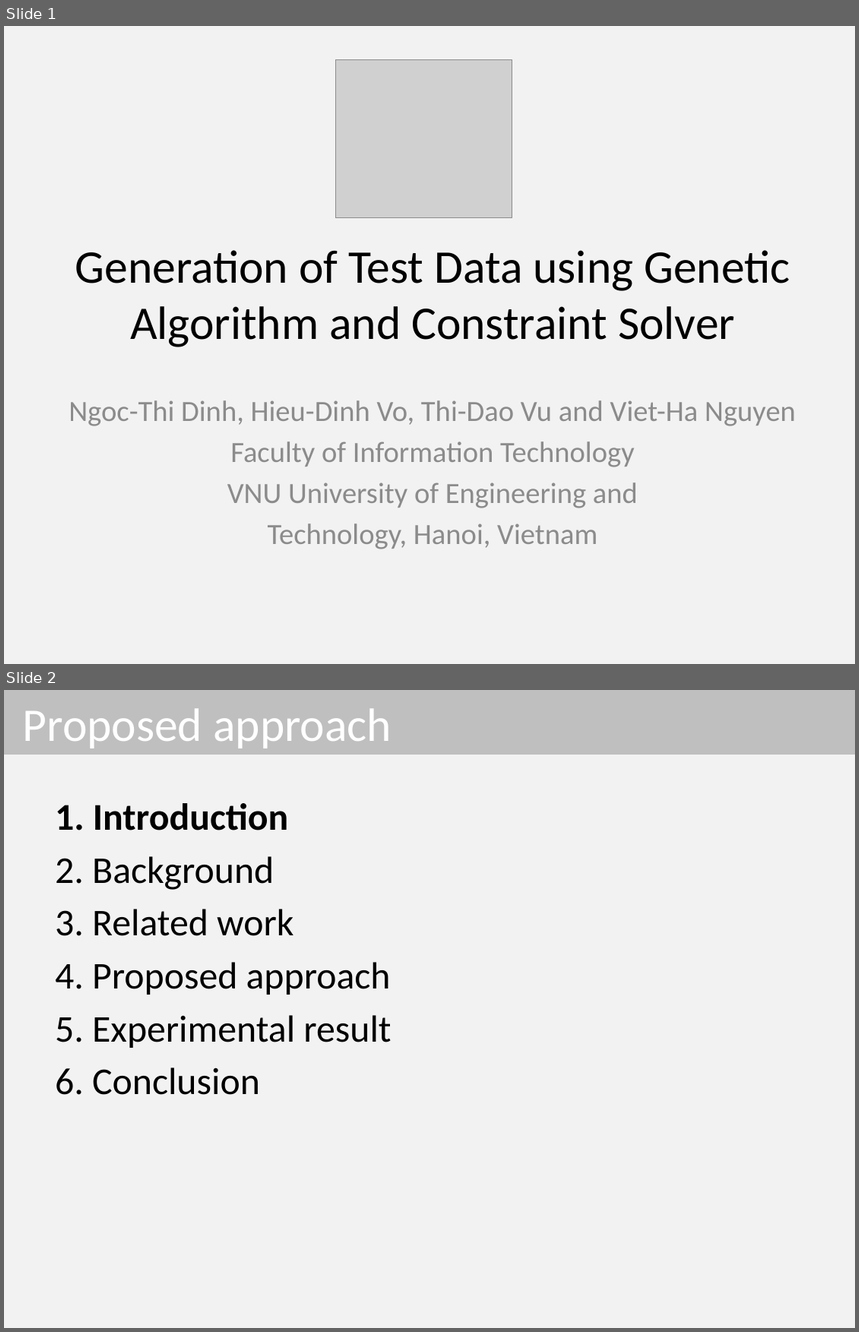
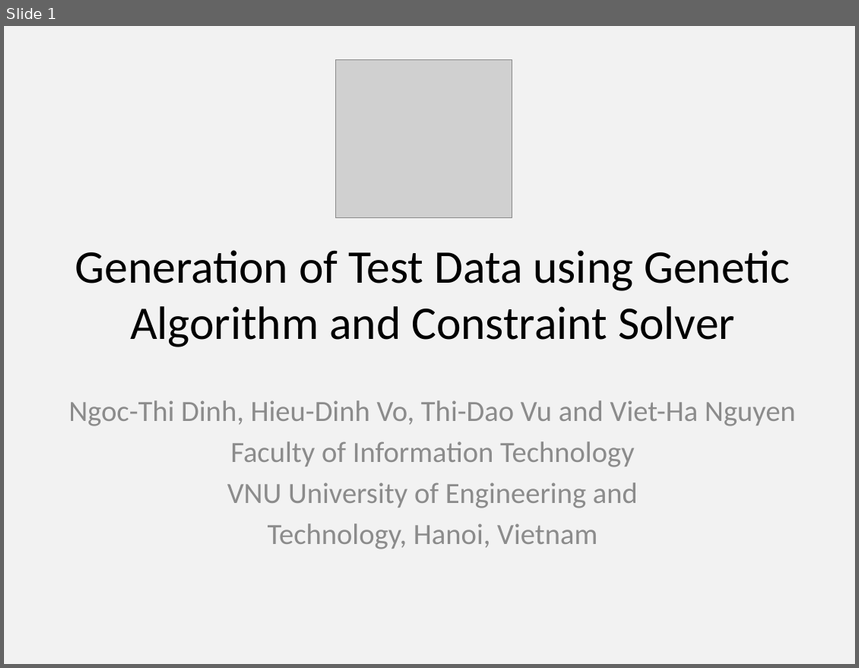
Before and after one commit to dinhngocthi/GAsource, a slide deck: CFT4CUnitSrc/src/report/ACIIDS2017_Presentation.pptx. Shown one above the other, each under a label of ours: slides 1 and 2 before the commit, slide 1 after it. The pictures are 859x1332 and 859x668 pixels, drawn with LibreOffice and Linux fonts; fonts in the diff are those of the drawing; grey boxes stand for pictures. Boxes give left, top, right and bottom in pixels: in the first picture for what was removed or moved away, otherwise in the second. Text is boxed around its words. In the diff, an @@ line names an element or a change of style, - is before the commit and + after.

```diff
--- a/CFT4CUnitSrc/src/report/ACIIDS2017_Presentation.pptx
+++ b/CFT4CUnitSrc/src/report/ACIIDS2017_Presentation.pptx
@@ slide 2 removed at (4, 690, 855, 1328), background #F2F2F2 @@
@@ title removed at (4, 690, 855, 755) @@
-Proposed approach
@@ text removed at (55, 803, 391, 1095) @@
-1. Introduction
-2. Background
-3. Related work
-4. Proposed approach
-5. Experimental result
-6. Conclusion
```
Also in this commit, not shown: 2 slides added, 1 other slide removed, 1 other file.
